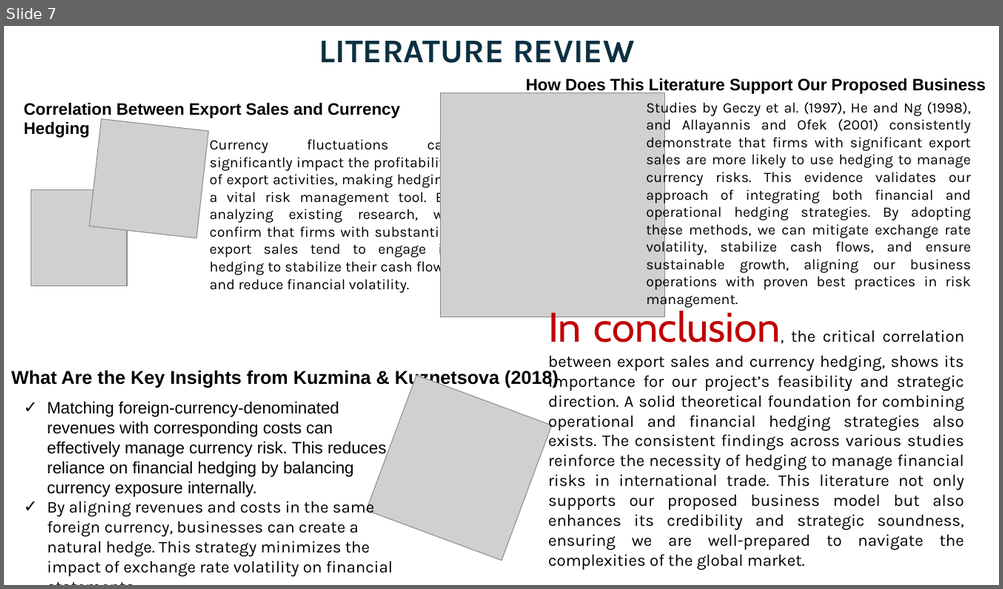
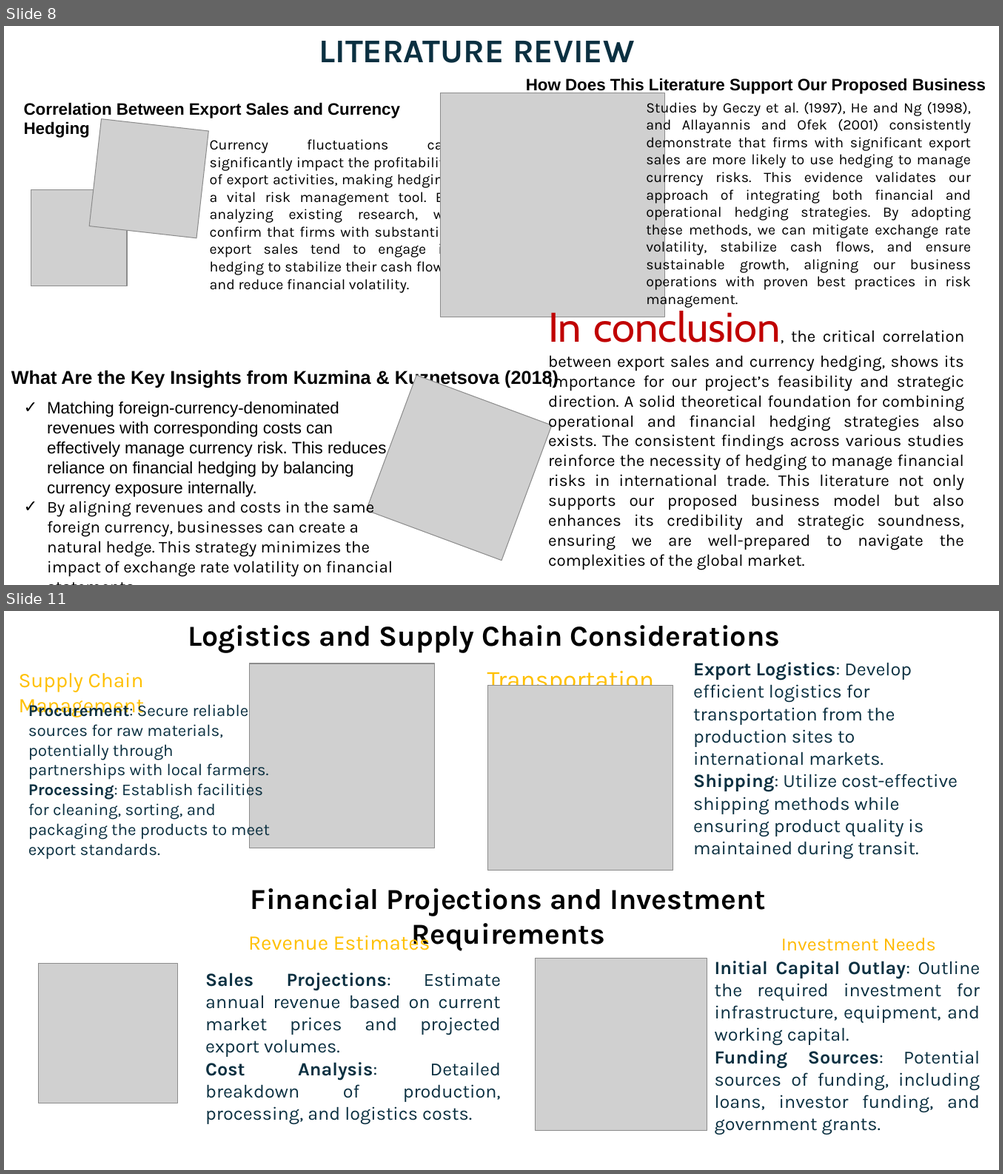
Before and after one commit to Gbekoilias/SustainableBusinessExpansion, a slide deck: Diversification Strategy for Government Construction.pptx. Shown one above the other, each under a label of ours: slide 7 before the commit, slides 8 and 11 after it; the slides between them are not shown. The pictures are 1003x589 and 1003x1174 pixels, drawn with LibreOffice and Linux fonts; fonts in the diff are those of the drawing; grey boxes stand for pictures. Boxes give left, top, right and bottom in pixels: in the first picture for what was removed or moved away, otherwise in the second. Text is boxed around its words. In the diff, an @@ line names an element or a change of style, - is before the commit and + after.

```diff
--- a/Diversification Strategy for Government Construction.pptx
+++ b/Diversification Strategy for Government Construction.pptx
@@ slide 11 added at (x1=4, y1=611, x2=999, y2=1170), background #FFFFFF @@
@@ text added at (x1=188, y1=625, x2=780, y2=653), 28 pt, text #000000, bold @@
+Logistics and Supply Chain Considerations
@@ text added at (x1=19, y1=673, x2=145, y2=718), 20 pt, text #FFC000 @@
+Supply Chain Management
@@ picture added at (x1=250, y1=664, x2=435, y2=849) @@
@@ text added at (x1=487, y1=671, x2=654, y2=695), 24 pt, text #FFC000 @@
+Transportation
@@ text added at (x1=693, y1=662, x2=957, y2=859), 18 pt, text #0B3041 @@
+Export Logistics: Develop efficient logistics for transportation from the production sites to international markets.
+Shipping: Utilize cost-effective shipping methods while ensuring product quality is maintained during transit.
@@ picture added at (x1=487, y1=686, x2=672, y2=871) @@
@@ text added at (x1=28, y1=701, x2=270, y2=860), 16 pt, text #0B3041 @@
+Procurement: Secure reliable sources for raw materials, potentially through partnerships with local farmers.
+Processing: Establish facilities for cleaning, sorting, and packaging the products to meet export standards.
@@ text added at (x1=250, y1=889, x2=765, y2=951), 28 pt, text #000000, bold @@
+Financial Projections and Investment Requirements
@@ text added at (x1=248, y1=931, x2=430, y2=951), 20 pt, text #FFC000 @@
+Revenue Estimates
@@ text added at (x1=781, y1=937, x2=936, y2=951), 18 pt, text #FFB900 @@
+Investment Needs
@@ picture added at (x1=38, y1=964, x2=178, y2=1103) @@
@@ picture added at (x1=535, y1=959, x2=707, y2=1131) @@
@@ text added at (x1=714, y1=961, x2=980, y2=1135), 18 pt, text #0B3041 @@
+Initial Capital Outlay: Outline the required investment for infrastructure, equipment, and working capital.
+Funding Sources: Potential sources of funding, including loans, investor funding, and government grants.
@@ text added at (x1=205, y1=973, x2=501, y2=1125), 18 pt, text #0B3041 @@
+Sales Projections: Estimate annual revenue based on current market prices and projected export volumes.
+Cost Analysis: Detailed breakdown of production, processing, and logistics costs.
@@ what was slide 7 is now slide 8 @@
```
Also in this commit, not shown: 2 slides changed, 6 other slides added, 2 slides removed, 5 other files.
